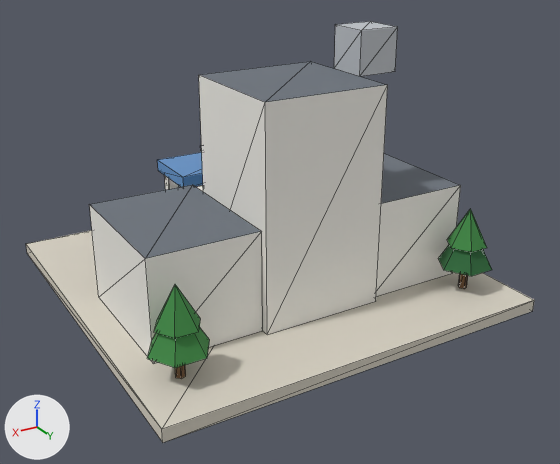
Renders of the glTF model public/models/27.glb from each side of a commit.
Camera for both pictures: a camera (50 mm lens) standing at (0.89, 1.58, 0.914) and looking at (-0.007, 0.084, 0.166). Every picture has the same lights, and +X, +Y and +Z are marked at lower left. The older version comes first. Mesh edges are drawn as thin lines. Vertices at exactly the same position are counted once.

In view in the first picture: 'b27'.
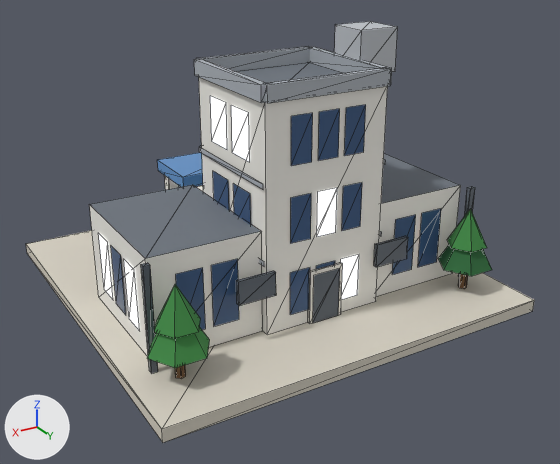
Changed parts and their boxes [x1, y1, x2, y2] in the pictures (560 x 464 px):
part 1 of me_b27, added
    after: [196, 46, 313, 71]
part 2 of me_b27, added
    after: [263, 68, 391, 103]
part 3 of me_b27, added
    after: [309, 47, 392, 84]
part 4 of me_b27, added
    after: [194, 59, 268, 103]
part 5 of me_b27, added
    after: [308, 262, 343, 323]
part 6 of me_b27, added
    after: [374, 236, 408, 267]
part 7 of me_b27, added
    after: [236, 271, 276, 306]
part 8 of me_b27, added
    after: [458, 186, 475, 276]
part 9 of me_b27, added
    after: [141, 263, 158, 373]
part 10 of me_b27, added
    after: [99, 96, 441, 330]

Patch to the scene script:
```diff
--- a/public/models/27.glb.py
+++ b/public/models/27.glb.py
@@ mat_metal_dark @@
+mat_metal_dark = bpy.data.materials.new('metal_dark')
+# nodes: BsdfPrincipled, Mix, OutputMaterial, VertexColor
+# colours: greyish blue #59616b, mixed with the vertex colours
@@ mat_white @@
+mat_white = bpy.data.materials.new('white')
+# nodes: BsdfPrincipled, Mix, OutputMaterial, VertexColor
+# colours: white #f1eee6, mixed with the vertex colours
@@ me_b27 @@
-me_b27.from_pydata(...)  # 282 vertices, 298 faces; spans x -0.48..0.48, y -0.48..0.48, z 0.0..0.65
+me_b27.from_pydata(...)  # 498 vertices, 460 faces; spans x -0.48..0.48, y -0.48..0.48, z 0.0..0.65
+# me_b27 part 1: the loose piece of 8 vertices spanning x -0.016..0.016, y -0.025..-0.005, z 0.391..0.481 is copied, and the copy is scaled about its middle by (9.26, 0.9, 0.389), then moved by (0.0, 0.005, 0.131), in mat_slab; it spans x -0.15..0.15, y -0.019..-0.001, z 0.55..0.585
+# me_b27 part 2: the loose piece of 8 vertices spanning x -0.25..-0.15, y 0.09..0.19, z 0.55..0.65 is copied, and the copy is scaled about its middle by (3, 0.18, 0.35), then moved by (0.2, 0.15, -0.032), in mat_slab; it spans x -0.15..0.15, y 0.281..0.299, z 0.55..0.585
+# me_b27 part 3: the loose piece of 8 vertices spanning x -0.25..-0.15, y 0.09..0.19, z 0.55..0.65 is copied, and the copy is scaled about its middle by (0.18, 3, 0.35), then moved by (0.05, 0.0, -0.032), in mat_slab; it spans x -0.159..-0.141, y -0.01..0.29, z 0.55..0.585
+# me_b27 part 4: the loose piece of 8 vertices spanning x -0.25..-0.15, y 0.09..0.19, z 0.55..0.65 is copied, and the copy is scaled about its middle by (0.18, 3, 0.35), then moved by (0.35, 0.0, -0.032), in mat_slab; it spans x 0.141..0.159, y -0.01..0.29, z 0.55..0.585
+# me_b27 part 5: the loose piece of 8 vertices spanning x -0.1..0.1, y -0.025..-0.005, z 0.16..0.2 is copied, and the copy is scaled about its middle by (0.43, 0.4, 3.25), then moved by (0.0, 0.309, -0.085), in mat_white; it spans x -0.043..0.043, y 0.29..0.298, z 0.03..0.16
+# me_b27 part 6: the loose piece of 8 vertices spanning x -0.1..0.1, y -0.025..-0.005, z 0.16..0.2 is copied, and the copy is scaled about its middle by (0.45, 0.5, 1.37), then moved by (-0.18, 0.314, -0.023), in mat_metal_dark; it spans x -0.225..-0.135, y 0.294..0.304, z 0.13..0.185
+# me_b27 part 7: the loose piece of 8 vertices spanning x -0.1..0.1, y -0.025..-0.005, z 0.16..0.2 is copied, and the copy is scaled about its middle by (0.45, 0.5, 1.37), then moved by (0.18, 0.314, -0.023), in mat_metal_dark; it spans x 0.135..0.225, y 0.294..0.304, z 0.13..0.185
+# me_b27 part 8: the loose piece of 8 vertices spanning x -0.41..-0.15, y -0.07..0.27, z 0.03..0.27 is copied, and the copy is scaled about its middle by (0.0538, 0.0353, 1), then moved by (-0.14, 0.196, 0.0), in mat_metal_dark; it spans x -0.427..-0.413, y 0.29..0.302, z 0.03..0.27
+# me_b27 part 9: the loose piece of 8 vertices spanning x 0.15..0.41, y -0.07..0.27, z 0.03..0.27 is copied, and the copy is scaled about its middle by (0.0538, 0.0353, 1), then moved by (0.14, 0.196, 0.0), in mat_metal_dark; it spans x 0.413..0.427, y 0.29..0.302, z 0.03..0.27
+# me_b27 part 10
+# 74 vertices are added at x -0.413..0.413, y -0.01..0.299, z 0.03..0.411
+# 42 new vertices lie (0.0, 0.0, 0.104) away from vertices in x -0.153..0.153, y 0.052..0.293, z 0.065..0.411
+# 20 new vertices lie (0.0, 0.0, 0.144) away from vertices in x -0.413..0.413, y -0.01..0.273, z 0.078
+# 8 new vertices lie (0.0, 0.3, 0.0) away from vertices in x -0.156..0.156, y -0.01, z 0.197..0.383
+# 26 new faces join them, mat_glow_window
+# 36 new faces join them, mat_glass_dark
+# 8 new faces join them, mat_slab
+# 2 new faces join them, mat_metal_dark
 me_b27.materials.append(mat_paving)
@@ me_b27 @@
 me_b27.materials.append(mat_tree_dark)
+me_b27.materials.append(mat_white)
+me_b27.materials.append(mat_metal_dark)
```
